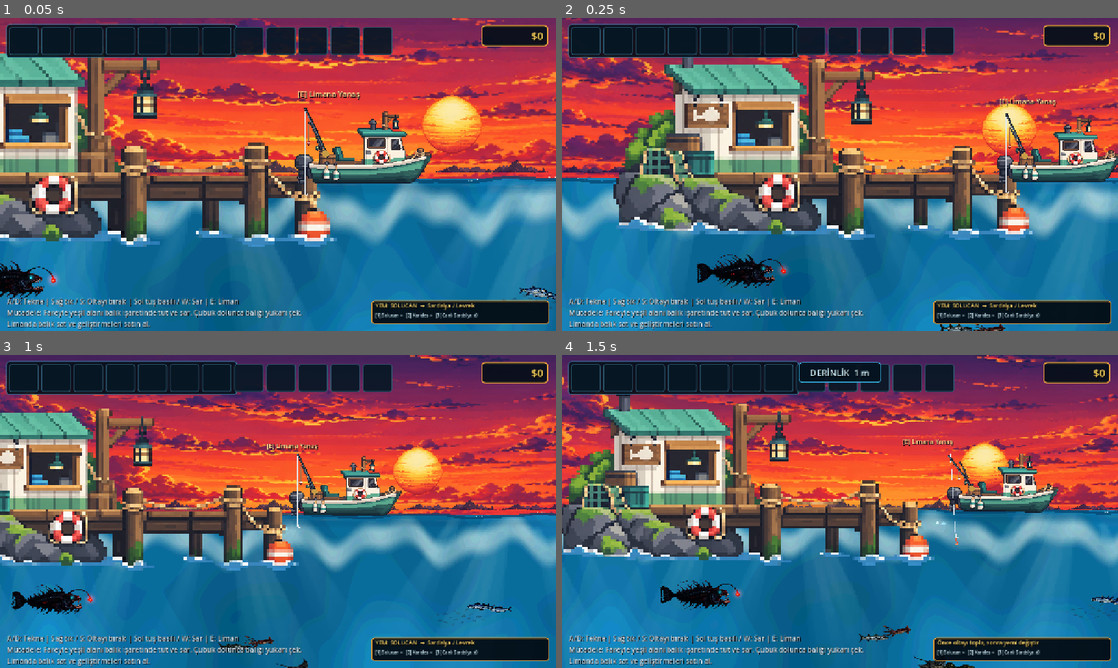
Above: before the commit, frames 1-4 (two rows, left to right).
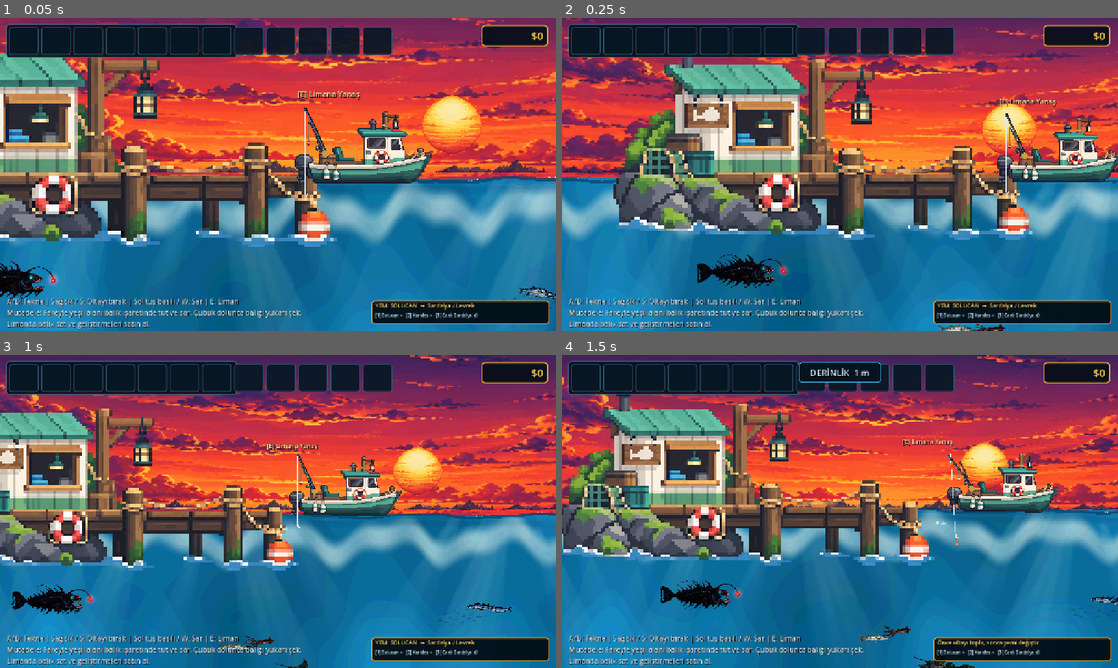
Above: after the commit, the same moments.

Repository: mirackayademir/TinyFisher
Game: Godot game, scene res://scenes/world.tscn
Same seed, same stepped clock (60 frames per second), same inputs: the game is played once before the commit and once after it.
Inputs (mouse positions are in pixels of both pictures, inside the frame that each line leads up to):
- Up to frame 1 (0.05 s): no input
- Up to frame 2 (0.25 s): no input
- Up to frame 3 (1 s): tap Enter at 0.5 s; move the mouse to (400, 495) at 0.52 s; hold D (move_right) from 0.53 s (still down); tap E (dock) at 0.6 s; click (400, 495) at 0.67 s
- Up to frame 4 (1.5 s): move the mouse to (728, 527) at 1.27 s; release D (move_right) at 1.28 s; hold S from 1.28 s (still down); tap 1 at 1.35 s

Frame 1 is identical in both runs. In frame 2, less than 0.1% of the frame differs, in the area x 67-74%, y 97-100%; in frame 3, less than 0.1%; in frame 4, less than 0.1%.

Commit message:
Add articulated realistic Barracuda animation

Diff:
--- a/scenes/fish.gd
+++ b/scenes/fish.gd
@@ -48,6 +48,18 @@
 var angler_glow_outer: Polygon2D
 var angler_glow_inner: Polygon2D
 var sword_speed_trail: Line2D
+
+# Wave-1 gerçek raster balıklar için eklemli görsel rig.
+# İlk profil: Barakuda. Diğer dört balık tek tek aynı sisteme eklenecek.
+var articulated_rig: Node2D
+var rig_tail: Node2D
+var rig_rear_body: Node2D
+var rig_core_body: Node2D
+var rig_head: Node2D
+var rig_gill: Line2D
+var rig_jaw: Line2D
+var rig_texture_size: Vector2 = Vector2.ZERO
+var rig_time: float = 0.0
 
 @onready var fish_sprite: Sprite2D = $FishSprite
 @onready var fish_collision: CollisionShape2D = $CollisionShape2D
@@ -533,6 +545,11 @@
 		fish_sprite.skew = wave * 0.024
 
 	var speed_ratio: float = clampf(absf(current_swim_velocity_x) / maxf(swim_speed, 1.0), 0.25, 2.6)
+
+	if articulated_rig != null:
+		articulated_rig.rotation = motion_pitch * 0.18 + turn_roll * 0.18
+		_update_articulated_rig(delta, speed_ratio)
+
 	var stretch_x: float = 1.0
 	var squash_y: float = 1.0
 	if not exact_art:
@@ -564,6 +581,8 @@
 		_update_sword_trail(was_dashing, speed_ratio)
 
 	fish_sprite.modulate = base_modulate
+	if articulated_rig != null:
+		articulated_rig.modulate = Color.WHITE
 	_update_shader_motion(speed_ratio)
 
 
@@ -595,6 +614,169 @@
 
 	fish_sprite.scale = base_sprite_scale
 	_apply_base_shader_params()
+	_setup_articulated_rig()
+
+
+func _setup_articulated_rig() -> void:
+	fish_sprite.visible = true
+	if is_instance_valid(articulated_rig):
+		articulated_rig.queue_free()
+	articulated_rig = null
+	rig_tail = null
+	rig_rear_body = null
+	rig_core_body = null
+	rig_head = null
+	rig_gill = null
+	rig_jaw = null
+	rig_time = 0.0
+
+	# İlk tek-tek çalışma: yalnızca Barakuda.
+	if fish_type != "Barakuda" or fish_sprite.texture == null:
+		return
+
+	rig_texture_size = fish_sprite.texture.get_size()
+	if rig_texture_size.x <= 1.0 or rig_texture_size.y <= 1.0:
+		return
+
+	articulated_rig = Node2D.new()
+	articulated_rig.name = "BarakudaArticulatedRig"
+	articulated_rig.z_index = fish_sprite.z_index
+	add_child(articulated_rig)
+
+	# Dört örtüşen parça: kuyruk -> arka gövde -> ana gövde -> kafa.
+	# Örtüşme dikişlerin görünmesini engeller; her parça kendi ekleminden döner.
+	rig_tail = _create_rig_region("TailFin", 0.00, 0.28, 0.25, 1)
+	rig_rear_body = _create_rig_region("RearBody", 0.20, 0.53, 0.49, 2)
+	rig_core_body = _create_rig_region("CoreBody", 0.45, 0.79, 0.72, 3)
+	rig_head = _create_rig_region("Head", 0.68, 1.00, 0.70, 4)
+
+	_setup_barracuda_face_details()
+	fish_sprite.visible = false
+	_update_rig_direction()
+
+
+func _create_rig_region(
+	segment_name: String,
+	x0_ratio: float,
+	x1_ratio: float,
+	pivot_ratio: float,
+	draw_order: int
+) -> Node2D:
+	var pivot := Node2D.new()
+	pivot.name = segment_name + "Pivot"
+	var pivot_x: float = rig_texture_size.x * pivot_ratio
+	pivot.position = Vector2(pivot_x - rig_texture_size.x * 0.5, 0.0)
+	pivot.z_index = draw_order
+	articulated_rig.add_child(pivot)
+
+	var part := Sprite2D.new()
+	part.name = segment_name
+	part.texture = fish_sprite.texture
+	part.centered = false
+	part.region_enabled = true
+	var x0: float = floor(rig_texture_size.x * x0_ratio)
+	var x1: float = ceil(rig_texture_size.x * x1_ratio)
+	part.region_rect = Rect2(x0, 0.0, maxf(1.0, x1 - x0), rig_texture_size.y)
+	part.position = Vector2(x0 - pivot_x, -rig_texture_size.y * 0.5)
+	part.texture_filter = CanvasItem.TEXTURE_FILTER_LINEAR
+	pivot.add_child(part)
+	return pivot
+
+
+func _setup_barracuda_face_details() -> void:
+	# Solungaç: iki ince kavis. Nefes alırken aralık ve görünürlük hafifçe değişir.
+	rig_gill = Line2D.new()
+	rig_gill.name = "GillPulse"
+	rig_gill.width = 1.45
+	rig_gill.default_color = Color(0.12, 0.14, 0.15, 0.50)
+	rig_gill.antialiased = true
+	var gx: float = rig_texture_size.x * 0.735 - rig_texture_size.x * 0.5
+	var gy: float = -rig_texture_size.y * 0.5
+	rig_gill.points = PackedVector2Array([
+		Vector2(gx, gy + rig_texture_size.y * 0.40),
+		Vector2(gx - 1.5, gy + rig_texture_size.y * 0.51),
+		Vector2(gx + 0.5, gy + rig_texture_size.y * 0.62)
+	])
+	rig_gill.z_index = 7
+	articulated_rig.add_child(rig_gill)
+
+	# Çene çizgisi çok az açılıp kapanır; resmin kendi ağız hattını bastırmaz.
+	rig_jaw = Line2D.new()
+	rig_jaw.name = "JawBreath"
+	rig_jaw.width = 1.15
+	rig_jaw.default_color = Color(0.07, 0.08, 0.09, 0.36)
+	rig_jaw.antialiased = true
+	var y0: float = -rig_texture_size.y * 0.5 + rig_texture_size.y * 0.59
+	rig_jaw.points = PackedVector2Array([
+		Vector2(rig_texture_size.x * 0.80 - rig_texture_size.x * 0.5, y0),
+		Vector2(rig_texture_size.x * 0.91 - rig_texture_size.x * 0.5, y0 + 1.5),
+		Vector2(rig_texture_size.x * 0.975 - rig_texture_size.x * 0.5, y0 + 0.5)
+	])
+	rig_jaw.z_index = 8
+	articulated_rig.add_child(rig_jaw)
+
+
+func _update_articulated_rig(delta: float, speed_ratio: float) -> void:
+	if fish_type != "Barakuda" or articulated_rig == null:
+		return
+
+	var speed_factor: float = clampf(speed_ratio, 0.55, 2.6)
+	var cruise_factor: float = lerpf(0.82, 1.72, (speed_factor - 0.55) / 2.05)
+	rig_time += delta * cruise_factor
+
+	# Barakuda karakteri: kafa stabil, gövdede küçük S dalgası, kuyrukta güçlü itiş.
+	var main_wave: float = sin(rig_time * 5.0 + swim_phase)
+	var rear_wave: float = sin(rig_time * 5.0 + swim_phase + 0.72)
+	var tail_wave: float = sin(rig_time * 5.0 + swim_phase + 1.28)
+	var breath: float = (sin(rig_time * 1.72 + swim_phase) + 1.0) * 0.5
+
+	var tail_amp: float = deg_to_rad(7.5 + minf(speed_factor, 2.2) * 4.2)
+	if was_dashing:
+		tail_amp *= 1.28
+
+	if rig_tail != null:
+		rig_tail.rotation = tail_wave * tail_amp
+	if rig_rear_body != null:
+		rig_rear_body.rotation = rear_wave * tail_amp * 0.40
+	if rig_core_body != null:
+		rig_core_body.rotation = main_wave * tail_amp * 0.13
+	if rig_head != null:
+		# Baş neredeyse sabit; sadece gerçek balıktaki mikro dengeleme hareketi.
+		rig_head.rotation = -main_wave * deg_to_rad(0.65) + sin(rig_time * 0.92) * deg_to_rad(0.20)
+
+	# Solungaç nefesi.
+	if rig_gill != null:
+		rig_gill.scale.x = lerpf(0.92, 1.10, breath)
+		rig_gill.scale.y = lerpf(0.96, 1.06, breath)
+		rig_gill.default_color.a = lerpf(0.28, 0.62, breath)
+
+	# Çene hareketi: 1–2 piksel; abartısız.
+	if rig_jaw != null:
+		var jaw_points: PackedVector2Array = rig_jaw.points
+		if jaw_points.size() == 3:
+			var jaw_open: float = lerpf(0.0, 1.65, breath)
+			jaw_points[1].y = (
+				-rig_texture_size.y * 0.5
+				+ rig_texture_size.y * 0.59
+				+ 1.5
+				+ jaw_open
+			)
+			jaw_points[2].y = (
+				-rig_texture_size.y * 0.5
+				+ rig_texture_size.y * 0.59
+				+ 0.5
+				+ jaw_open * 0.55
+			)
+			rig_jaw.points = jaw_points
+
+	_update_rig_direction()
+
+
+func _update_rig_direction() -> void:
+	if articulated_rig == null:
+		return
+	var x_scale: float = absf(base_sprite_scale.x)
+	articulated_rig.scale = Vector2(x_scale if direction > 0.0 else -x_scale, base_sprite_scale.y)
 
 
 func _setup_special_visuals() -> void:
@@ -679,6 +861,7 @@
 
 func update_sprite_direction() -> void:
 	fish_sprite.flip_h = direction < 0.0
+	_update_rig_direction()
 	if fish_type == "Fener Balığı":
 		_update_angler_glow(1.0)
 	if fish_type == "Kılıç Balığı":
@@ -697,12 +880,26 @@
 
 
 func play_hooked_animation() -> void:
+	var profile: Dictionary = FishCatalog.get_profile(fish_type)
+	var struggle_angle: float = float(profile.get("hook_struggle_angle", 18.0))
+
+	if articulated_rig != null:
+		var rig_tween: Tween = create_tween()
+		rig_tween.set_trans(Tween.TRANS_SINE)
+		rig_tween.set_ease(Tween.EASE_IN_OUT)
+		rig_tween.tween_property(articulated_rig, "rotation", deg_to_rad(struggle_angle * 0.55), 0.07)
+		rig_tween.tween_property(articulated_rig, "rotation", deg_to_rad(-struggle_angle * 0.55), 0.07)
+		rig_tween.tween_property(articulated_rig, "rotation", deg_to_rad(struggle_angle * 0.35), 0.07)
+		rig_tween.tween_property(articulated_rig, "rotation", 0.0, 0.11)
+
+		var rig_flash: Tween = create_tween()
+		rig_flash.tween_property(articulated_rig, "modulate", Color(1.35, 1.35, 1.10, 1.0), 0.08)
+		rig_flash.tween_property(articulated_rig, "modulate", Color.WHITE, 0.18)
+		return
+
 	var tween: Tween = create_tween()
 	tween.set_trans(Tween.TRANS_SINE)
 	tween.set_ease(Tween.EASE_IN_OUT)
-	var profile: Dictionary = FishCatalog.get_profile(fish_type)
-	var struggle_angle: float = float(profile.get("hook_struggle_angle", 18.0))
-
 	tween.tween_property(fish_sprite, "rotation", deg_to_rad(struggle_angle), 0.07)
 	tween.tween_property(fish_sprite, "rotation", deg_to_rad(-struggle_angle), 0.07)
 	tween.tween_property(fish_sprite, "rotation", deg_to_rad(struggle_angle * 0.65), 0.07)
@@ -738,3 +935,7 @@
 	fish_sprite.rotation = 0.0
 	fish_sprite.skew = 0.0
 	fish_sprite.scale = base_sprite_scale
+	if articulated_rig != null:
+		articulated_rig.rotation = 0.0
+		articulated_rig.modulate = Color.WHITE
+		_update_rig_direction()
